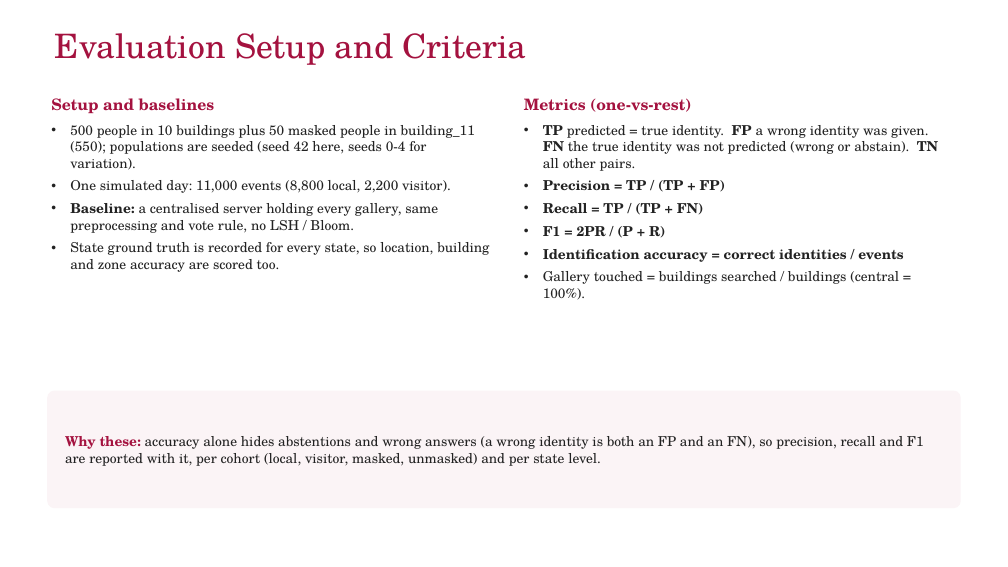
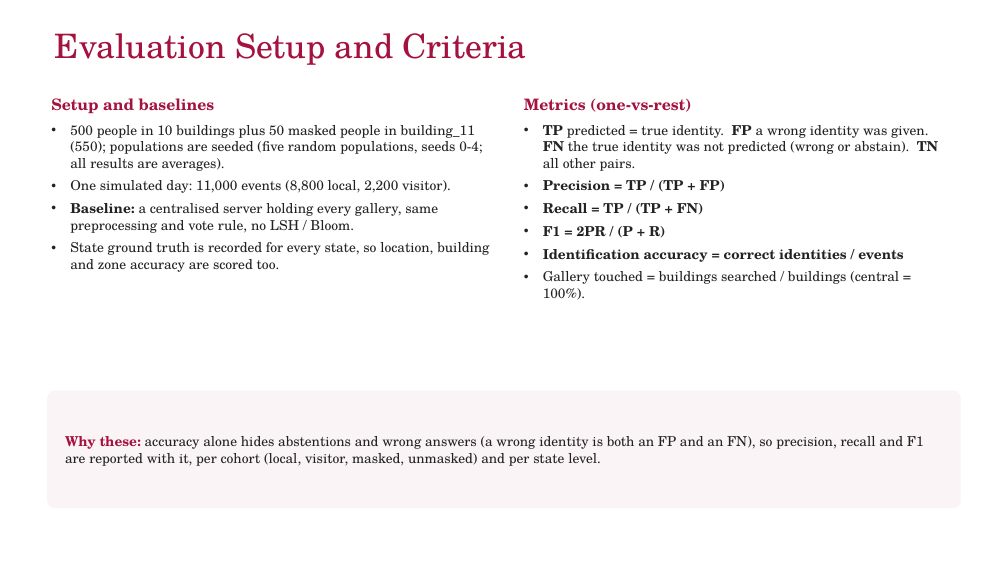
Before and after one commit to yadhu-vipin/Occupant_Tracking_v2, a slide deck: slide 15 of final_review/S7_Final_Review_Group_C3.pptx. Drawn at 1008x567 pixels with LibreOffice and Linux fonts; fonts in the diff are those of the drawing; background and template pictures are left out. Boxes give left, top, right and bottom in pixels: in the first picture for what was removed or moved away, otherwise in the second. Text is boxed around its words. In the diff, an @@ line names an element or a change of style, - is before the commit and + after.

```diff
--- a/final_review/S7_Final_Review_Group_C3.pptx
+++ b/final_review/S7_Final_Review_Group_C3.pptx
@@ text at (70,125,482,171): text changed @@
-• 500 people in 10 buildings plus 50 masked people in building_11 (550); populations are seeded (seed 42 here, seeds 0-4 for variation).
+• 500 people in 10 buildings plus 50 masked people in building_11 (550); populations are seeded (five random populations, seeds 0-4; all results are averages).
```
Also in this commit, not shown: 10 other slides changed, 5 slides added, 4 slides removed, 20 other files.
